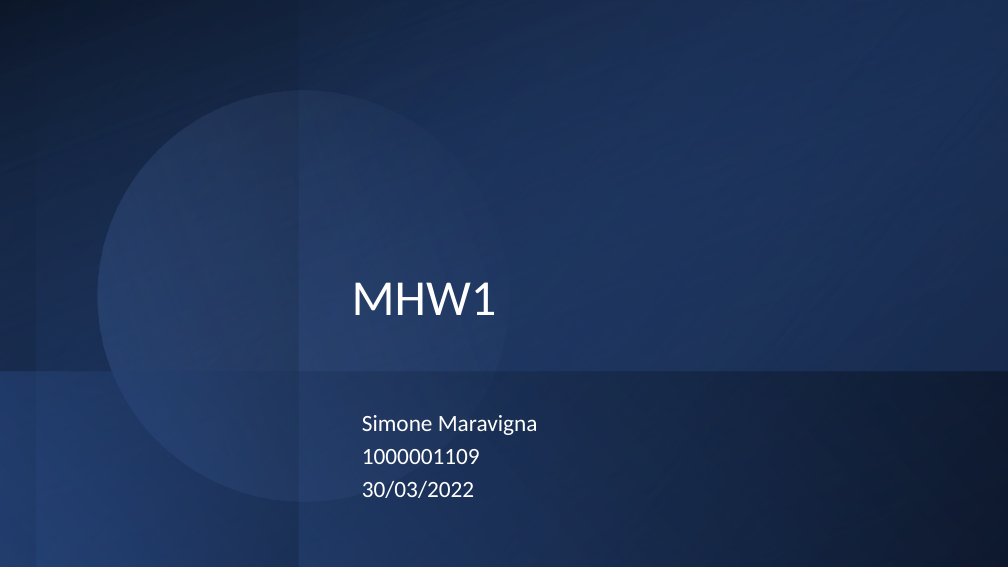
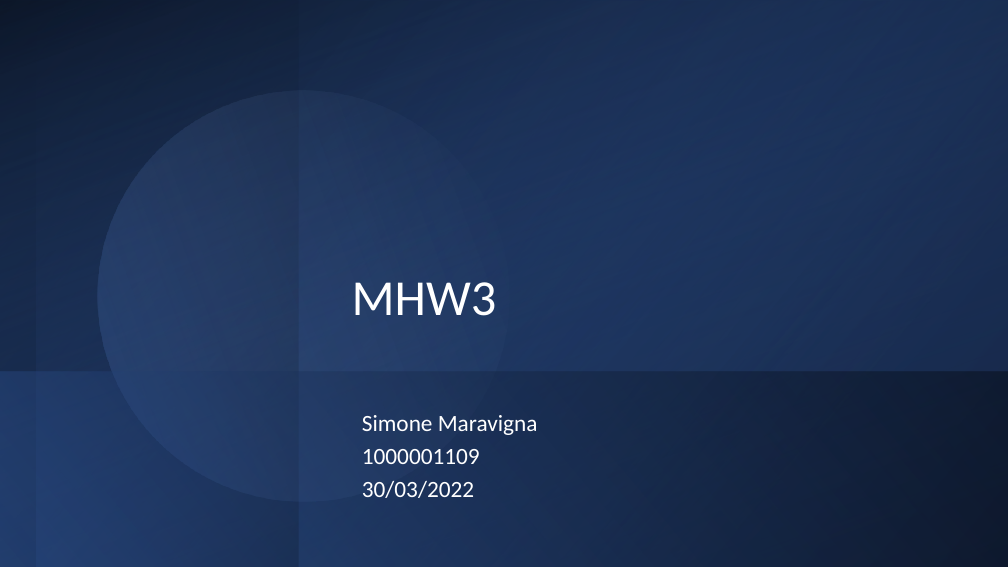
Before and after one commit to maravignaSimone/mhw3, a slide deck: slide 1 of mhw3.pptx. Drawn at 1008x567 pixels with LibreOffice and Linux fonts; fonts in the diff are those of the drawing. Boxes give left, top, right and bottom in pixels: in the first picture for what was removed or moved away, otherwise in the second. Text is boxed around its words. In the diff, an @@ line names an element or a change of style, - is before the commit and + after.

```diff
--- a/mhw3.pptx
+++ b/mhw3.pptx
@@ title at [352,282,497,316]: text changed @@
-MHW1
+MHW3
```
